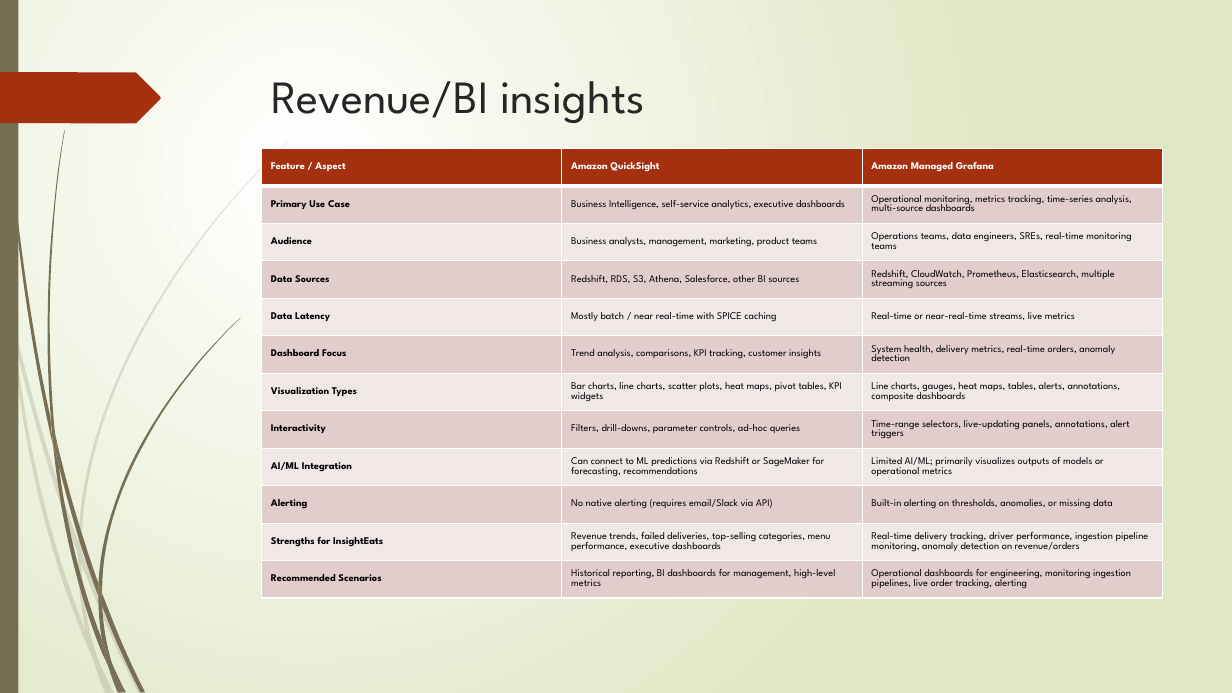
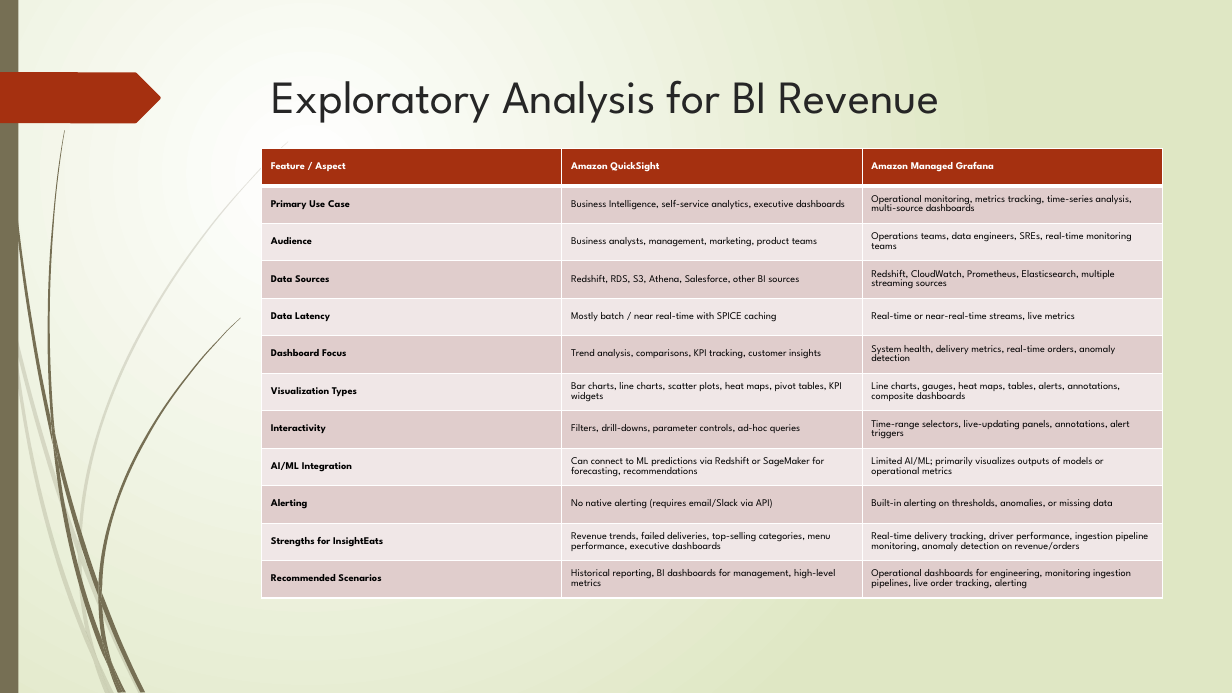
Before and after one commit to gabrielchanyk/food_insights_data_engineering, a slide deck: slide 37 of InsightEats Case Study.pptx (slide 36 before the commit). Drawn at 1232x693 pixels with LibreOffice and Linux fonts; fonts in the diff are those of the drawing. Boxes give left, top, right and bottom in pixels: in the first picture for what was removed or moved away, otherwise in the second. Text is boxed around its words. In the diff, an @@ line names an element or a change of style, - is before the commit and + after.

```diff
--- a/InsightEats Case Study.pptx
+++ b/InsightEats Case Study.pptx
@@ title at [271,80,940,123]: text changed @@
-Revenue/BI insights
+Exploratory Analysis for BI Revenue
```
Also in this commit, not shown: 12 other slides changed, 1 slide added.
